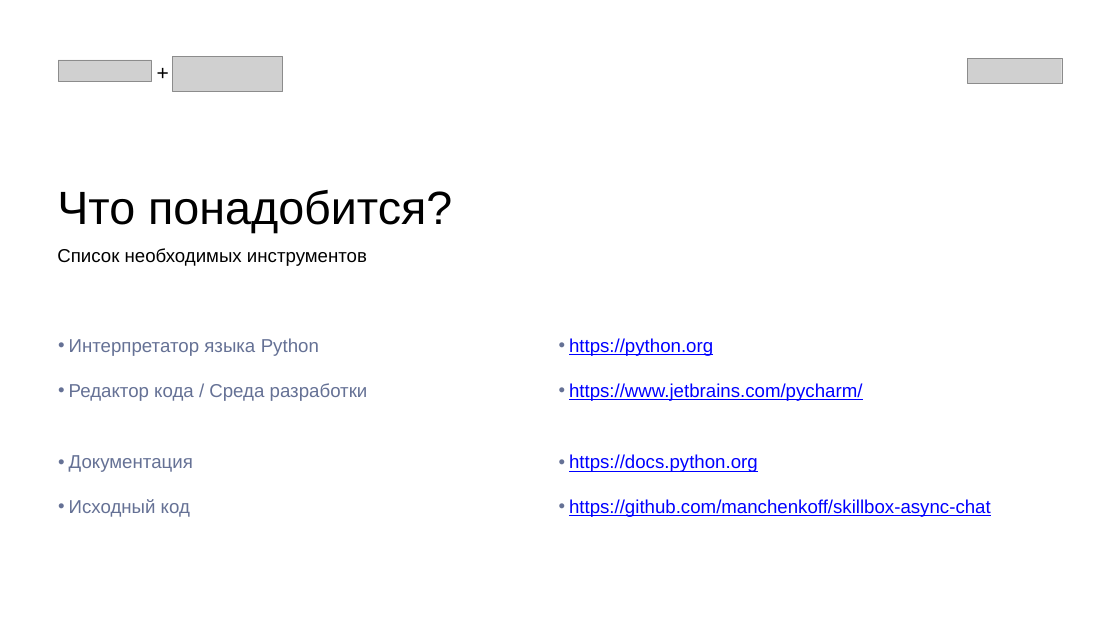
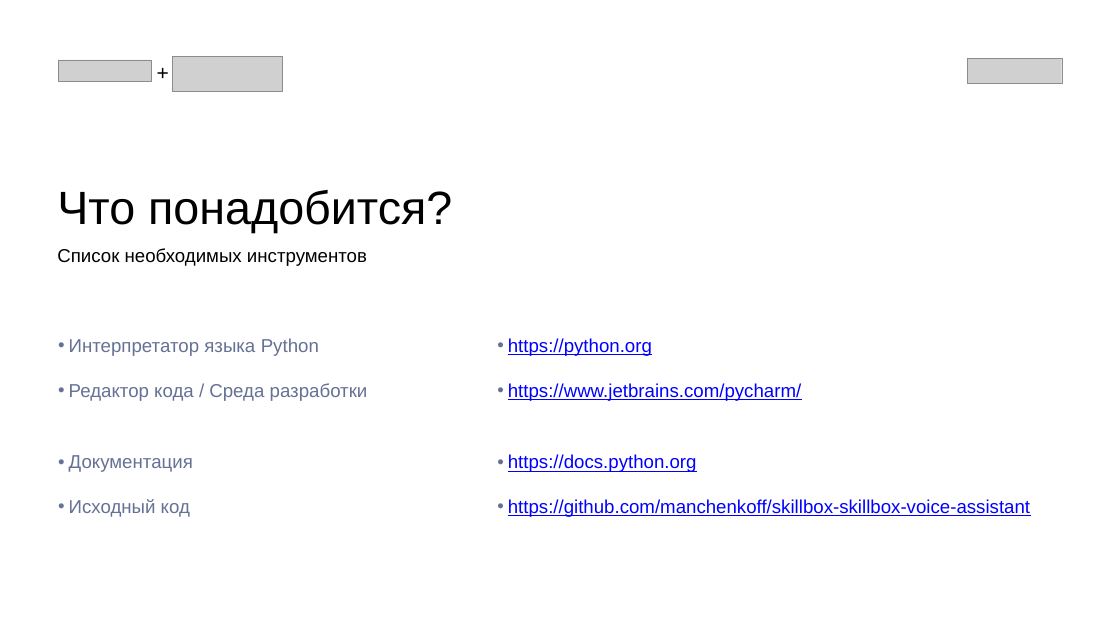
Before and after one commit to manchenkoff/skillbox-voice-assistant, a slide deck: slide 9 of resources/keynote.pptx (slide 10 before the commit). Drawn at 1120x630 pixels with LibreOffice and Linux fonts; fonts in the diff are those of the drawing; grey boxes stand for pictures. Boxes give left, top, right and bottom in pixels: in the first picture for what was removed or moved away, otherwise in the second. Text is boxed around its words. In the diff, an @@ line names an element or a change of style, - is before the commit and + after.

```diff
--- a/resources/keynote.pptx
+++ b/resources/keynote.pptx
@@ text "https://python.org": place and size @@
-text "https://python.org" at <box>569,338,991,517</box>
+text "https://python.org" at <box>508,338,1030,517</box>
@@ text at <box>508,499,1030,517</box>: text changed @@
-• https://github.com/manchenkoff/skillbox-async-chat
+• https://github.com/manchenkoff/skillbox-skillbox-voice-assistant
```
Also in this commit, not shown: 1 slide removed, 6 other files.
